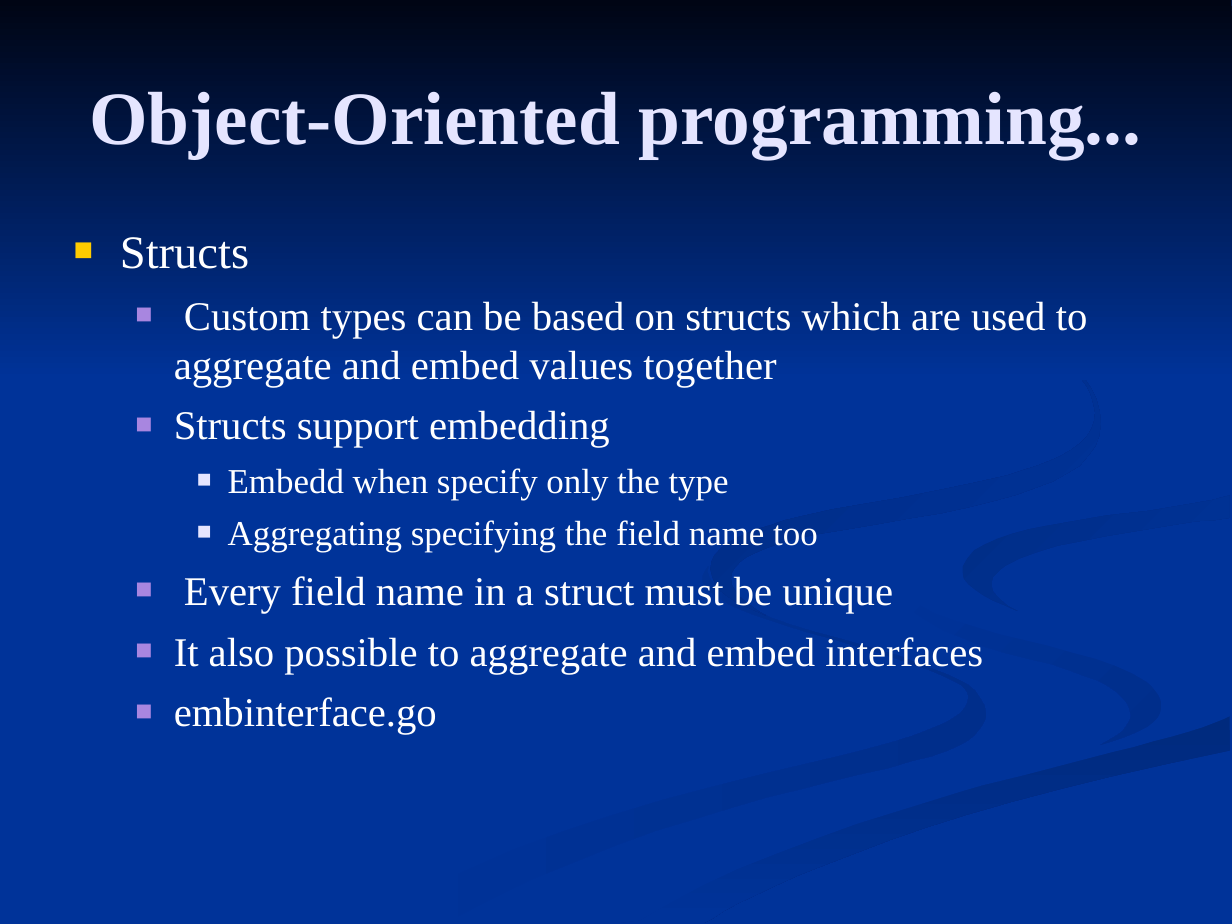
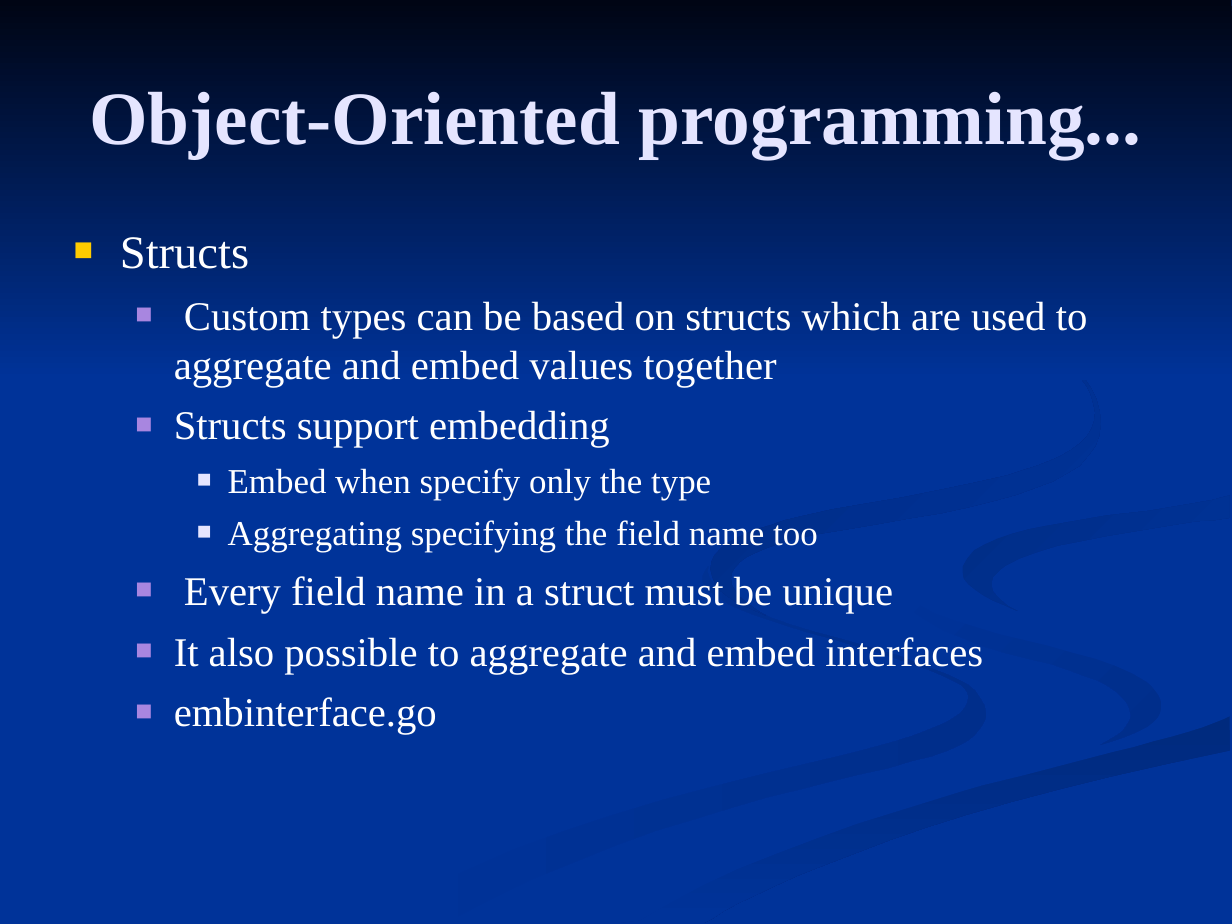
Before and after one commit to FrancoMelandri/GoLang, a slide deck: slide 32 of golang.ppt. Drawn at 1232x924 pixels with LibreOffice and Linux fonts; fonts in the diff are those of the drawing. Boxes give left, top, right and bottom in pixels: in the first picture for what was removed or moved away, otherwise in the second. Text is boxed around its words. In the diff, an @@ line names an element or a change of style, - is before the commit and + after.

```diff
--- a/golang.ppt
+++ b/golang.ppt
@@ text at [228,468,711,500]: text changed @@
-    ■ Embedd when specify only the type
+    ■ Embed when specify only the type
```
Also in this commit, not shown: 16 other slides changed, 5 slides added, 1 slide removed.
